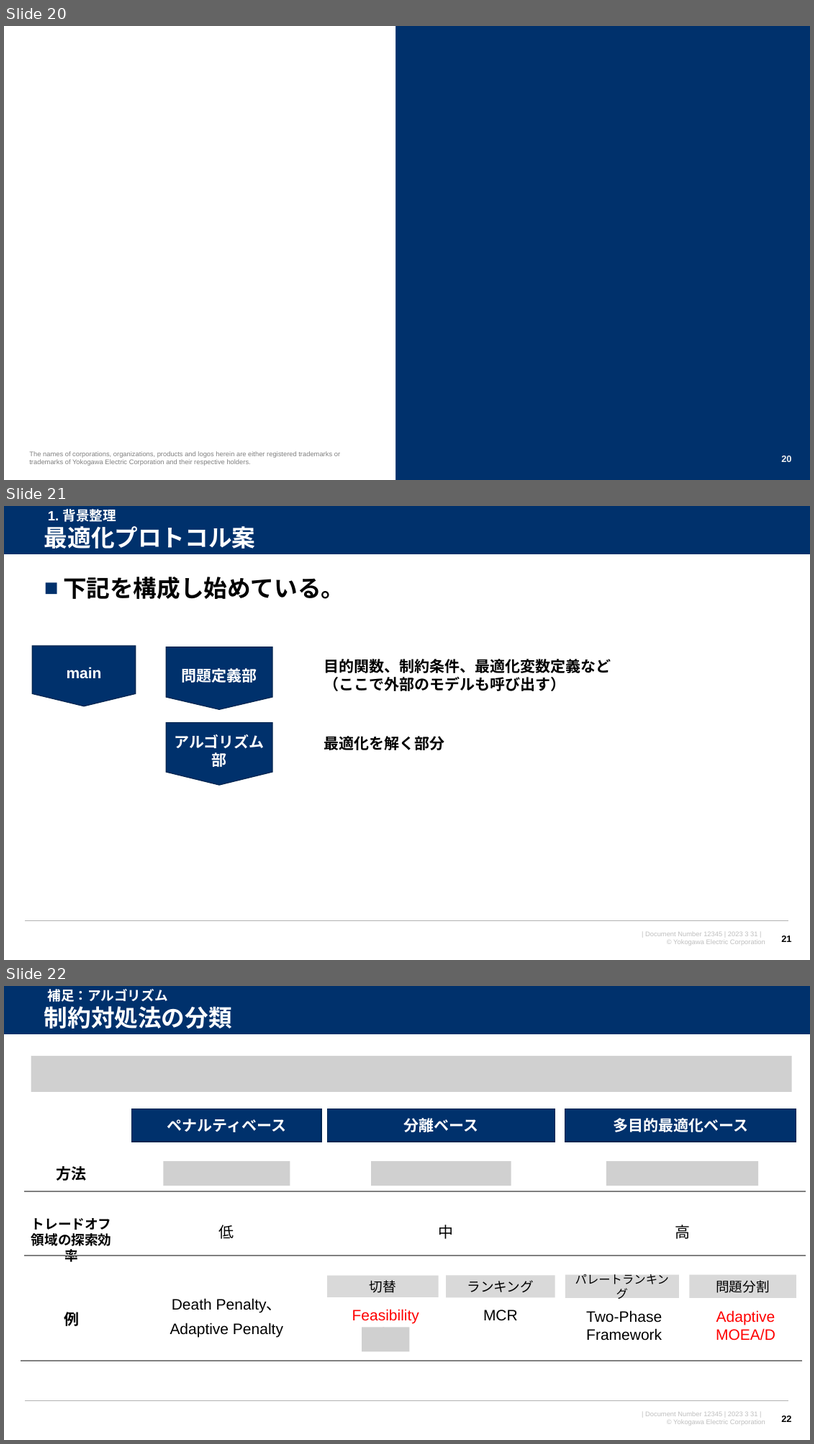
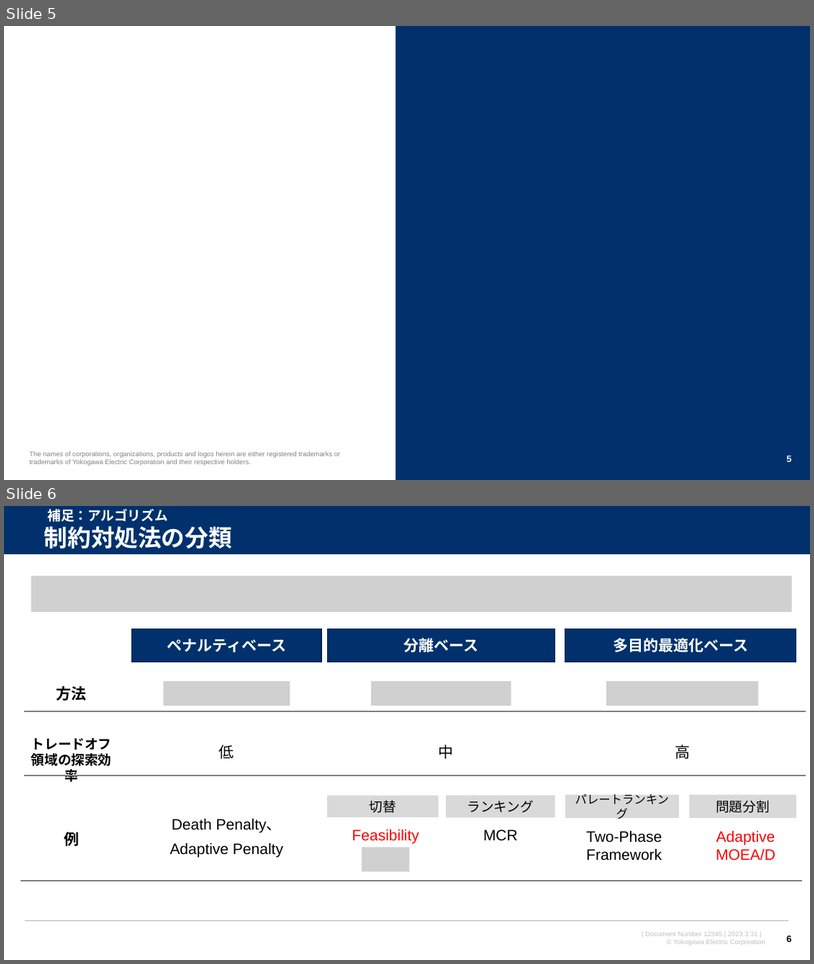
Before and after one commit to watarukumagai-git/opt, a slide deck: SoS/230830_SoS分科会6回_kuma_rev.0.pptx. Shown one above the other, each under a label of ours: slides 20, 21 and 22 before the commit, slides 5 and 6 after it. The pictures are 814x1444 and 814x964 pixels, drawn with LibreOffice and Linux fonts; fonts in the diff are those of the drawing; grey boxes stand for pictures; background and template pictures are left out. Boxes give left, top, right and bottom in pixels: in the first picture for what was removed or moved away, otherwise in the second. Text is boxed around its words. In the diff, an @@ line names an element or a change of style, - is before the commit and + after.

```diff
--- a/SoS/230830_SoS分科会6回_kuma_rev.0.pptx
+++ b/SoS/230830_SoS分科会6回_kuma_rev.0.pptx
@@ slide 21 removed at <box>4,506,810,960</box>, background #FFFFFF; not listed: 4 template elements that a slide beside it also shows @@
@@ title removed at <box>44,526,256,548</box> @@
-最適化プロトコル案
@@ text removed at <box>48,509,116,522</box> @@
-1. 背景整理
@@ text removed at <box>63,577,345,599</box> @@
-■ 下記を構成し始めている。
@@ pentagon arrow removed at <box>32,646,136,706</box> @@
-main
@@ pentagon arrow removed at <box>167,647,273,710</box> @@
-問題定義部
@@ text removed at <box>324,659,612,691</box> @@
-目的関数、制約条件、最適化変数定義など
-（ここで外部のモデルも呼び出す）
@@ pentagon arrow removed at <box>167,722,273,785</box> @@
-アルゴリズム部
@@ text removed at <box>324,736,445,750</box> @@
-最適化を解く部分
@@ page number removed at <box>782,935,792,942</box> @@
-21
@@ what was slide 20 is now slide 5 @@
@@ page number at <box>787,455,792,462</box>: text changed @@
-20
+5
@@ what was slide 22 is now slide 6 @@
@@ page number at <box>787,935,792,942</box>: text changed @@
-22
+6
```
Also in this commit, not shown: 4 slides changed, 2 slides added, 17 other slides removed.
